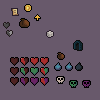
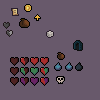
Comparing the layer stacks of the two w=100, h=100 images. Changes:
removed layer "CursedIcon.png" over [82, 80, 91, 88]
removed layer "PoisonedIcon.png" over [69, 80, 78, 88]
